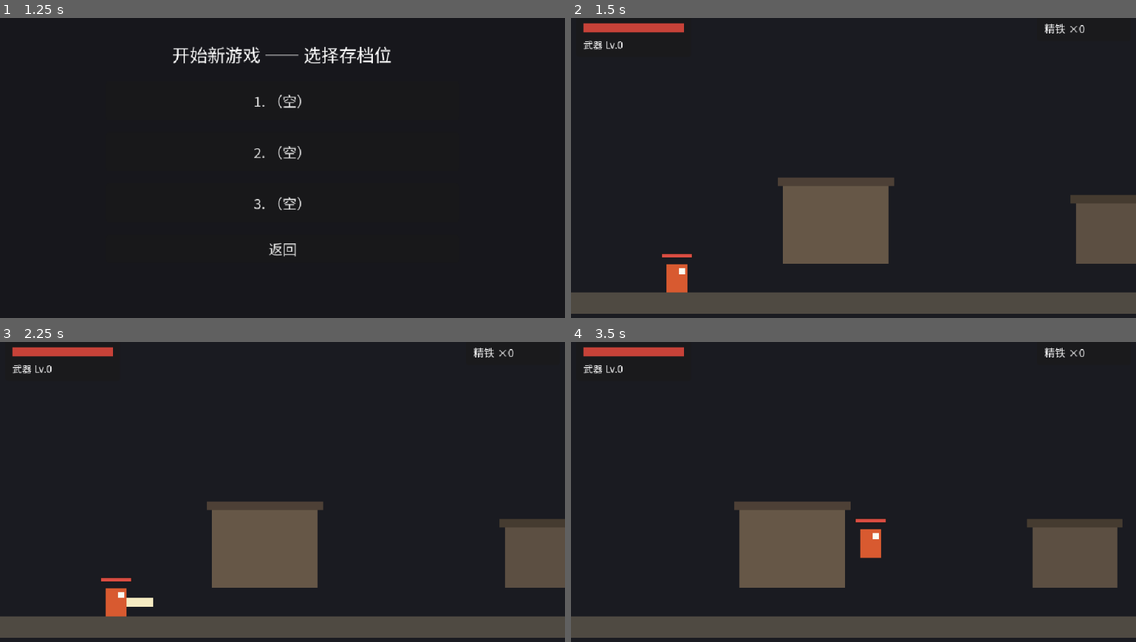
Above: before the commit, frames 1-4 (two rows, left to right).
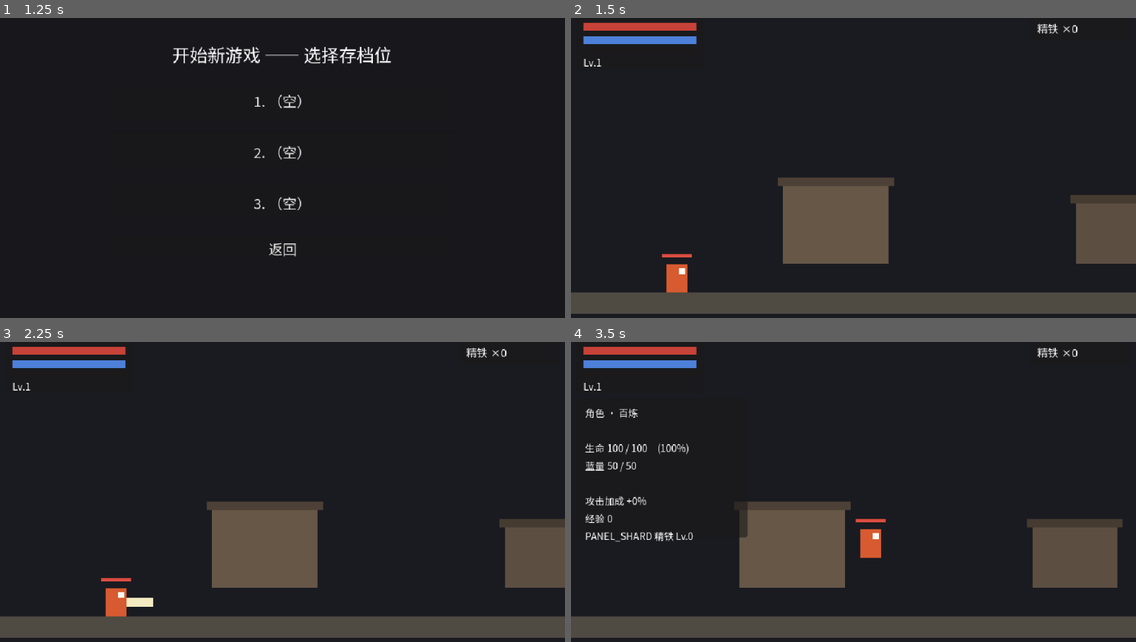
Above: after the commit, the same moments.

Repository: aachean/bailian
Game: Godot game, scene res://scenes/ui/main_menu.tscn
The game is run twice, just before and just after one commit, with the same random seed, the same clock (stepped at 60 frames per second) and the same inputs.
Inputs (mouse positions are in pixels of both pictures, inside the frame that each line leads up to):
- Up to frame 1 (1.25 s): click "开始游戏" at 0.5 s
- Up to frame 2 (1.5 s): click "1. （空）" at 1.25 s
- Up to frame 3 (2.25 s): tap Enter at 2 s; move the mouse to (406, 477) at 2.02 s; hold D (move_right) from 2.03 s (still down); tap J (attack) at 2.1 s; click (406, 477) at 2.17 s
- Up to frame 4 (3.5 s): keep holding D (move_right); tap Space (jump) at 2.27, 2.57, 3.02, 3.32 s; tap K (dodge) at 2.3, 2.85 s; move the mouse to (740, 510) at 2.77 s; click (740, 510) at 2.92 s; tap C (panel, bound only after the commit) at 3.05 s

Frame 1 is identical in both runs. In frame 2, 1.1% of the frame differs, in the area x 2-91%, y 1-17%; in frame 3, 1.1%; in frame 4, 2.3%, in the area x 2-91%, y 1-67%.

Commit message:
feat(growth): M3 增量 1 —— 等级 / 经验 / 蓝量 / 技能 / 角色面板
- 经验与升级：怪死给经验（EnemyData.exp_reward），PlayerState.add_exp
  管升级曲线（20 + 15/级）；升级发 level_up 信号，玩家听令
  血上限 +15、蓝上限 +10、全回满，攻击随等级 +5%
- 蓝量：场景内资源，回城即回满；自然恢复每半秒 1 点
- 技能「旋风斩」：L 键，耗 30 蓝、1.5 秒冷却、周身 96×52 大判定重击
  —— 与普攻共用 ATTACK 状态机（本质同一件事：前摇→判定→后摇）
- HUD 扩展：血条下加蓝条、经验细条、等级字；C 键开角色面板
  （生命 / 蓝量 / 攻击加成 / 经验 / 精铁一览）
- 快照与 PlayerState 扩展：等级 / 经验 / 蓝，读档不吐成长
- tests/test_m4.tscn 新增 7 条（杀怪经验 / 升级链路 / 蓝门槛 /
  技能扣蓝命中 / 回蓝 / 面板开关 / 成长进快照）；全量 33+6+12+7 全绿

Diff:
--- a/data/enemies/boss.tres
+++ b/data/enemies/boss.tres
@@ -18,4 +18,5 @@
 attack_range = 46.0
 attack_cooldown_frames = 70
 attack_skill = ExtResource("2_skill")
+exp_reward = 60
 drop_shards = 10
--- a/data/enemies/dasher.tres
+++ b/data/enemies/dasher.tres
@@ -18,3 +18,4 @@
 attack_range = 30.0
 attack_cooldown_frames = 36
 attack_skill = ExtResource("2_skill")
+exp_reward = 10
--- a/data/enemies/spearman.tres
+++ b/data/enemies/spearman.tres
@@ -16,6 +16,7 @@
 deaggro_range = 320.0
 attack_range = 40.0
 attack_cooldown_frames = 90
+exp_reward = 12
 drop_shards = 2
 attack_skill = null
 projectile_speed = 260.0
--- a/data/enemies/walker.tres
+++ b/data/enemies/walker.tres
@@ -18,3 +18,4 @@
 attack_range = 34.0
 attack_cooldown_frames = 45
 attack_skill = ExtResource("2_skill")
+exp_reward = 8
--- a/data/i18n/ui.csv
+++ b/data/i18n/ui.csv
@@ -4,6 +4,7 @@
 UI_HINT_JUMP,"跳跃　W / 空格 / ↑","Jump　W / Space / ↑"
 UI_HINT_ATTACK,"攻击　J　（连点三次＝三段连招）","Attack　J　(tap 3× for the 3-hit combo)"
 UI_HINT_DODGE,"闪避　K　（带无敌帧，可打断自己的出招）","Dodge　K　(i-frames, cancels your own attack)"
+UI_HINT_SKILL,"技能　L　（旋风斩，耗 30 蓝，C 查看角色）","Skill　L　(Whirlwind, 30 MP, C for character)"
 UI_HINT_ENEMY,"小心左边那只游荡者 —— 它会还手","Beware the wanderer on the left — it fights back"
 UI_MENU_TITLE,"百炼","BAILIAN"
 UI_MENU_START,"开始游戏","Start Game"
@@ -21,3 +22,8 @@
 UI_LEVEL_TOWN,"城镇","Town"
 UI_LEVEL_LEVEL_1,"第一关","Level 1"
 UI_LEVEL_TEST_ROOM,"训练房","Training Room"
+PANEL_TITLE,"角色 · 百炼","Character"
+PANEL_HP,"生命","HP"
+PANEL_MP,"蓝量","MP"
+PANEL_ATK,"攻击加成","ATK bonus"
+PANEL_EXP,"经验","EXP"
--- /dev/null
+++ b/data/skills/whirl.tres
@@ -0,0 +1,26 @@
+[gd_resource type="Resource" script_class="SkillData" load_steps=2 format=3]
+
+[ext_resource type="Script" path="res://scripts/core/skill_data.gd" id="1_skill"]
+
+[resource]
+script = ExtResource("1_skill")
+id = &"whirl"
+display_name = "旋风斩"
+kind = 0
+startup_frames = 8
+active_frames = 8
+recovery_frames = 16
+damage = 14
+damage_variance = 0.15
+knockback = 120.0
+hitstop_frames = 5
+heavy = true
+chainable = false
+hitbox_size = Vector2(96, 52)
+hitbox_offset = Vector2(6, 0)
+lunge_speed = 0.0
+lunge_decay_frames = 1
+invincible_from = 0
+invincible_to = 0
+cooldown_frames = 90
+mp_cost = 30
--- a/project.godot
+++ b/project.godot
@@ -61,6 +61,17 @@
 "events": [Object(InputEventKey,"resource_local_to_scene":false,"resource_name":"","device":-1,"window_id":0,"alt_press …(190 unchanged characters)…
 ]
 }
+skill={
+"deadzone": 0.2,
+"events": [Object(InputEventKey,"resource_local_to_scene":false,"resource_name":"","device":-1,"window_id":0,"alt_pressed":false,"shift_pressed":false,"ctrl_pressed":false,"meta_pressed":false,"pressed":false,"keycode":0,"physical_keycode":76,"key_label":0,"unicode":0,"location":0,"echo":false,"script":null)
+]
+}
+
+panel={
+"deadzone": 0.2,
+"events": [Object(InputEventKey,"resource_local_to_scene":false,"resource_name":"","device":-1,"window_id":0,"alt_pressed":false,"shift_pressed":false,"ctrl_pressed":false,"meta_pressed":false,"pressed":false,"keycode":0,"physical_keycode":67,"key_label":0,"unicode":0,"location":0,"echo":false,"script":null)
+]
+}
 dodge={
 "deadzone": 0.2,
 "events": [Object(InputEventKey,"resource_local_to_scene":false,"resource_name":"","device":-1,"window_id":0,"alt_press …(190 unchanged characters)…
--- a/scenes/ui/hud.tscn
+++ b/scenes/ui/hud.tscn
@@ -8,39 +8,77 @@
 [node name="Status" type="Panel" parent="."]
 offset_left = 6.0
 offset_top = 6.0
-offset_right = 136.0
-offset_bottom = 52.0
+offset_right = 150.0
+offset_bottom = 66.0
 mouse_filter = 2
 
 [node name="HPBG" type="ColorRect" parent="Status"]
 offset_left = 8.0
-offset_top = 8.0
-offset_right = 122.0
-offset_bottom = 18.0
+offset_top = 7.0
+offset_right = 136.0
+offset_bottom = 16.0
+mouse_filter = 2
+color = Color(0.11, 0.1, 0.1, 0.85)
+
+[node name="MPBG" type="ColorRect" parent="Status"]
+offset_left = 8.0
+offset_top = 22.0
+offset_right = 136.0
+offset_bottom = 31.0
 mouse_filter = 2
 color = Color(0.11, 0.1, 0.1, 0.85)
 
 [node name="HPBar" type="Node2D" parent="Status"]
-position = Vector2(8, 13)
+position = Vector2(8, 11.5)
 
 [node name="Fill" type="ColorRect" parent="Status/HPBar"]
 offset_left = 0.0
-offset_top = -5.0
-offset_right = 114.0
-offset_bottom = 5.0
+offset_top = -4.5
+offset_right = 128.0
+offset_bottom = 4.5
 mouse_filter = 2
 color = Color(0.78, 0.26, 0.22, 1)
 
+[node name="MPBar" type="Node2D" parent="Status"]
+position = Vector2(8, 26.5)
+
+[node name="Fill" type="ColorRect" parent="Status/MPBar"]
+offset_left = 0.0
+offset_top = -4.5
+offset_right = 128.0
+offset_bottom = 4.5
+mouse_filter = 2
+color = Color(0.3, 0.5, 0.85, 1)
+
+[node name="ExpBG" type="ColorRect" parent="Status"]
+offset_left = 8.0
+offset_top = 36.0
+offset_right = 136.0
+offset_bottom = 41.0
+mouse_filter = 2
+color = Color(0.11, 0.1, 0.1, 0.85)
+
+[node name="ExpBar" type="Node2D" parent="Status"]
+position = Vector2(8, 38.5)
+
+[node name="Fill" type="ColorRect" parent="Status/ExpBar"]
+offset_left = 0.0
+offset_top = -2.5
+offset_right = 128.0
+offset_bottom = 2.5
+mouse_filter = 2
+color = Color(0.85, 0.75, 0.35, 1)
+
 [node name="Level" type="Label" parent="Status"]
 offset_left = 8.0
-offset_top = 24.0
-offset_right = 122.0
-offset_bottom = 42.0
+offset_top = 44.0
+offset_right = 136.0
+offset_bottom = 60.0
 theme_override_font_sizes/font_size = 11
-text = "武器 Lv.0"
+text = "Lv.1"
 
 [node name="Bag" type="Panel" parent="."]
-offset_left = 528.0
+offset_left = 520.0
 offset_top = 6.0
 offset_right = 634.0
 offset_bottom = 34.0
@@ -49,7 +87,23 @@
 [node name="Count" type="Label" parent="Bag"]
 offset_left = 8.0
 offset_top = 5.0
-offset_right = 98.0
+offset_right = 106.0
 offset_bottom = 23.0
 theme_override_font_sizes/font_size = 12
 text = "精铁 ×0"
+
+[node name="CharPanel" type="Panel" parent="."]
+visible = false
+offset_left = 6.0
+offset_top = 72.0
+offset_right = 200.0
+offset_bottom = 230.0
+mouse_filter = 2
+
+[node name="Text" type="Label" parent="CharPanel"]
+offset_left = 10.0
+offset_top = 8.0
+offset_right = 188.0
+offset_bottom = 150.0
+theme_override_font_sizes/font_size = 11
+text = ""
--- a/scripts/characters/player.gd
+++ b/scripts/characters/player.gd
@@ -30,6 +30,11 @@
 	"res://data/skills/attack_3.tres",
 ]
 const DODGE_PATH := "res://data/skills/dodge.tres"
+const SKILL_PATH := "res://data/skills/whirl.tres"
+
+## 技能（旋风斩）：耗蓝、独立冷却。放别的技能 = 换一张 SkillData
+var skill: SkillData = null
+var skill_cooldown: int = 0
 
 @export_group("移动")
 ## 最大水平速度（像素/秒）
@@ -81,6 +86,7 @@
 var attack_index: int = -1
 ## 累计出招次数。用来断言「连按三次真的打了三段」而不是一次
 var attacks_started: int = 0
+var casts_started: int = 0
 var dodges_started: int = 0
 ## 闪避冷却剩余帧数
 var dodge_cooldown: int = 0
@@ -90,6 +96,12 @@
 ## 精铁碎片（强化素材）与武器强化等级 —— 进存档，随快照恢复
 var shards: int = 0
 var upgrade_level: int = 0
+## 等级 / 经验跨场景住在 PlayerState；蓝量是场景内资源（回城满蓝）
+var level: int = 1
+var exp_pts: int = 0
+var mp: int = 50
+var max_mp: int = 50
+var _mp_regen_tick := 0
 
 var _state_frame: int = 0
 var _hitstop: int = 0
@@ -124,8 +136,15 @@
 	_health.restore(int(d.get("hp", _health.max_hp)))
 	shards = int(d.get("shards", shards))
 	upgrade_level = int(d.get("upgrade", upgrade_level))
+	level = int(d.get("level", level))
+	exp_pts = int(d.get("exp", exp_pts))
+	mp = int(d.get("mp", max_mp))
 	PlayerState.shards = shards
 	PlayerState.upgrade_level = upgrade_level
+	PlayerState.level = level
+	PlayerState.exp = exp_pts
+	max_mp = 50 + (level - 1) * 10
+	_health.max_hp = 100 + (level - 1) * 15
 	_apply_upgrade()
 	_hurt_flash = 0.0
 	_visuals.modulate = Color.WHITE
@@ -152,16 +171,27 @@
 				push_error("[player] 连招数据加载失败: %s" % p)
 	if dodge_skill == null:
 		dodge_skill = load(DODGE_PATH) as SkillData
+	if skill == null:
+		skill = load(SKILL_PATH) as SkillData
 	_body_mask = collision_mask
 	_hitbox.hit_landed.connect(_on_hit_landed)
 	_health.damaged.connect(_on_damaged)
 	_health.died.connect(_on_died)
 	_health.revived.connect(_on_revived)
 	_health.hp_changed.connect(_update_hp_bar)
-	# 碎片 / 强化等级是「属于玩家」的数据，住在 PlayerState（autoload）里 ——
+	# 碎片 / 强化 / 等级经验是「属于玩家」的数据，住在 PlayerState（autoload）里 ——
 	# 切场景会重建玩家节点，存在节点上的东西会丢（实测丢过）
 	shards = PlayerState.shards
 	upgrade_level = PlayerState.upgrade_level
+	level = PlayerState.level
+	exp_pts = PlayerState.exp
+	# 回城即治疗：进场景满血满蓝；等级越高蓝上限越高
+	max_mp = 50 + (level - 1) * 10
+	mp = max_mp
+	_health.max_hp = 100 + (level - 1) * 15
+	_health.hp = _health.max_hp
+	if not PlayerState.level_up.is_connected(_on_level_up):
+		PlayerState.level_up.connect(_on_level_up)
 	_apply_upgrade()
 	_spawn_point = global_position
 
@@ -170,19 +200,32 @@
 	# 离开场写回：下一次进任何场景，碎片和等级都还在
 	PlayerState.shards = shards
 	PlayerState.upgrade_level = upgrade_level
+	PlayerState.level = level
+	PlayerState.exp = exp_pts
+
+
+## 升级：血上限 +15、蓝上限 +10，血蓝全回满 —— 升级就该有仪式感
+func _on_level_up(new_level: int) -> void:
+	level = new_level
+	_health.max_hp = 100 + (level - 1) * 15
+	max_mp = 50 + (level - 1) * 10
+	_health.heal_full()
+	mp = max_mp
 
 
 func _update_hp_bar(_hp: int, _max_hp: int) -> void:
 	($HealthBar/Fill as ColorRect).scale.x = clampf(_health.ratio(), 0.0, 1.0)
 
 
-## 武器强化：每级 +20% 伤害。改的是 Hitbox 的伤害倍率，
-## 技能表（招式本身）不动 —— 强化的是人，不是招
+## 武器强化每级 +20%；角色等级每级 +5%（与强化叠加）
+## 改的是 Hitbox 的伤害倍率，技能表（招式本身）不动 —— 强化的是人，不是招
 const UPGRADE_STEP := 0.2
+const LEVEL_ATK_STEP := 0.05
 
 
 func _apply_upgrade() -> void:
-	_hitbox.damage_scale = 1.0 + UPGRADE_STEP * float(upgrade_level)
+	_hitbox.damage_scale = 1.0 + UPGRADE_STEP * float(upgrade_level) \
+		+ LEVEL_ATK_STEP * float(level - 1)
 	var hud := get_node_or_null("HUD")
 	if hud != null and hud.has_method("refresh"):
 		hud.call("refresh")
@@ -209,6 +252,14 @@
 
 	if dodge_cooldown > 0:
 		dodge_cooldown -= 1
+	if skill_cooldown > 0:
+		skill_cooldown -= 1
+
+	# 蓝量自然恢复：每半秒回 1 点。站着不动也有，鼓励随时交技能
+	_mp_regen_tick += 1
+	if _mp_regen_tick >= 30:
+		_mp_regen_tick = 0
+		mp = mini(mp + 1, max_mp)
 
 	# 掉出世界 = 死。走同一条死亡重生流程，不然被挤下边缘就无限下落。
 	if state != State.DEAD and global_position.y > FALL_KILL_Y:
@@ -269,6 +320,9 @@
 
 
 func _try_start_action() -> void:
+	if Input.is_action_just_pressed("skill") and can_cast():
+		_start_cast()
+		return
 	if Input.is_action_just_pressed("dodge") and can_dodge():
 		_start_dodge()
 		return
@@ -277,6 +331,27 @@
 			return
 		if not attack_combo.is_empty():
 			_start_attack(0)
+
+
+## 技能（旋风斩）：耗蓝、有冷却、要求地面。与普攻共用 ATTACK 状态机 ——
+## 它们本质是同一件事：「前摇 → 判定 → 后摇」，只是数值和按键不同
+func can_cast() -> bool:
+	return skill != null and skill_cooldown <= 0 and mp >= skill.mp_cost and is_on_floor()
+
+
+func _start_cast() -> void:
+	mp -= skill.mp_cost
+	_current = skill
+	state = State.ATTACK
+	_state_frame = 0
+	attack_index = -1
+	_attack_queued = false
+	_dodge_queued = false
+	_jump_buffer_timer = 0.0
+	_hitbox.deactivate()
+	velocity.x = skill.lunge_speed * float(_facing)
+	casts_started += 1
+	skill_cooldown = skill.total_frames() + skill.cooldown_frames
 
 
 func _apply_gravity(delta: float) -> void:
@@ -545,6 +620,8 @@
 func state_name() -> String:
 	match state:
 		State.ATTACK:
+			if _current != null and _current == skill:
+				return "SKILL"
 			return "ATTACK%d" % (attack_index + 1)
 		State.DODGE:
 			return "DODGE"
--- a/scripts/core/enemy_data.gd
+++ b/scripts/core/enemy_data.gd
@@ -38,6 +38,8 @@
 @export_group("掉落")
 ## 死亡时掉多少精铁碎片（强化素材）。0 = 不掉
 @export var drop_shards: int = 1
+## 死亡时给多少经验
+@export var exp_reward: int = 8
 
 @export_group("投射物（远程怪用，0 = 没有远程手段）")
 ## 投射物飞行速度（像素/秒）。0 = 不投掷
--- a/scripts/core/player_state.gd
+++ b/scripts/core/player_state.gd
@@ -1,26 +1,52 @@
 extends Node
-## 玩家的跨场景持久数据（autoload）。
+## 玩家成长数据（autoload）：等级 / 经验 / 蓝量上限这些「属于玩家」的东西。
 ##
-## 碎片、强化等级这类「属于玩家、不属于关卡」的数据**不能**存在玩家节点上：
-## 每次切场景玩家节点整个重建，存在它身上的东西就没了 ——
-## 用户实测「回到安全区碎片全没了」就是这么丢的。
-## 玩家节点在 _ready 从这里取、_exit_tree 写回；这里的数据跨场景、随快照进存档。
-##
-## HP 不在这里：安全区回城自动满血（回城即治疗，原型阶段的简单约定）。
+## 与 PlayerState 合并过考虑——但它已经叫 PlayerState，等级经验就住在同一家：
+## 本文件实际承担 shards / upgrade / level / exp 四样跨场景数据。
+## 升级逻辑也在这（纯数据 + 信号），玩家节点只负责听信号改血条和蓝上限。
+
+## 升级时发。玩家听了加血上限 / 蓝上限并回满
+signal level_up(new_level: int)
+
+## 升到下一级需要的经验：线性增长，原型期手感友好
+func exp_needed(level: int) -> int:
+	return 20 + (level - 1) * 15
+
 
 var shards: int = 0
 var upgrade_level: int = 0
+
+var level: int = 1
+var exp: int = 0
 
 
 func reset_for_new_game() -> void:
 	shards = 0
 	upgrade_level = 0
+	level = 1
+	exp = 0
 
 
 func load_from(d: Dictionary) -> void:
 	shards = int(d.get("shards", shards))
 	upgrade_level = int(d.get("upgrade", upgrade_level))
+	level = int(d.get("level", level))
+	exp = int(d.get("exp", exp))
 
 
 func save_to() -> Dictionary:
-	return {"shards": shards, "upgrade": upgrade_level}
+	return {"shards": shards, "upgrade": upgrade_level, "level": level, "exp": exp}
+
+
+## 加经验，够数就升级（可连升）。返回升了几级
+func add_exp(amount: int) -> int:
+	if amount <= 0:
+		return 0
+	exp += amount
+	var ups := 0
+	while exp >= exp_needed(level):
+		exp -= exp_needed(level)
+		level += 1
+		ups += 1
+		level_up.emit(level)
+	return ups
--- a/scripts/core/skill_data.gd
+++ b/scripts/core/skill_data.gd
@@ -60,6 +60,10 @@
 ## 技能结束后再过多少帧才能再次使用
 @export var cooldown_frames: int = 0
 
+@export_group("消耗")
+## 释放消耗的蓝量。0 = 免费（普攻 / 闪避都是 0）
+@export var mp_cost: int = 0
+
 
 ## 这个技能从按下到彻底结束一共多少帧
 func total_frames() -> int:
--- a/scripts/core/stage.gd
+++ b/scripts/core/stage.gd
@@ -45,6 +45,9 @@
 			"y": player.global_position.y,
 			"shards": int(player.get("shards")),
 			"upgrade": int(player.get("upgrade_level")),
+			"level": int(player.get("level")),
+			"exp": int(player.get("exp_pts")),
+			"mp": int(player.get("mp")),
 		}
 	var enemies: Array = []
 	for e in get_tree().get_nodes_in_group("enemy"):
--- a/scripts/enemies/spearman.gd
+++ b/scripts/enemies/spearman.gd
@@ -195,6 +195,7 @@
 func _on_died() -> void:
 	_enter(State.DEAD)
 	_drop_shards()
+	PlayerState.add_exp(data.exp_reward)   # 击杀经验进玩家成长
 	_revive_t = data.revive_delay
 	_target_alpha = 0.0
 	set_collision_layer_value(2, false)
--- a/scripts/enemies/walker.gd
+++ b/scripts/enemies/walker.gd
@@ -292,6 +292,7 @@
 func _on_died() -> void:
 	_enter(State.DEAD)
 	_drop_shards()
+	PlayerState.add_exp(data.exp_reward)   # 击杀经验进玩家成长
 	_revive_t = data.revive_delay
 	_target_alpha = 0.0
 	set_collision_layer_value(2, false)
--- a/scripts/ui/hud.gd
+++ b/scripts/ui/hud.gd
@@ -1,17 +1,23 @@
 extends CanvasLayer
-## 玩家 HUD：左上角色状态栏（血条 / 武器等级），右上背包（精铁碎片）。
+## 玩家 HUD：左上角色状态（血 / 蓝 / 经验 / 等级），右上背包（精铁）。
+## C 键开角色面板（属性总览）。
 ##
 ## 挂在玩家场景里 —— CanvasLayer 不吃相机变换，永远钉在屏幕角上。
-## 数据直接读父节点（玩家），每帧对一遍刷新：碎片/等级/血量都可能变，
+## 数据直接读父节点（玩家），每帧轮询刷新：血 / 蓝 / 碎片 / 经验都可能变，
 ## 与其给每个变化点接信号，不如一帧一次的轮询便宜又不会漏。
 
 @onready var _player: Node = get_parent()
 @onready var _hp_fill: ColorRect = $Status/HPBar/Fill
+@onready var _mp_fill: ColorRect = $Status/MPBar/Fill
+@onready var _exp_fill: ColorRect = $Status/ExpBar/Fill
 @onready var _lv_label: Label = $Status/Level
 @onready var _bag_label: Label = $Bag/Count
+@onready var _panel: Panel = $CharPanel
+@onready var _panel_text: Label = $CharPanel/Text
 
 
 func _ready() -> void:
+	_panel.visible = false
 	refresh()
 
 
@@ -19,11 +25,42 @@
 	refresh()
 
 
+func _unhandled_input(event: InputEvent) -> void:
+	if event.is_action_pressed("panel"):
+		_panel.visible = not _panel.visible
+		refresh()
+
+
 func refresh() -> void:
 	if _player == null or not is_instance_valid(_player):
 		return
 	var h := _player.get_node("Health") as Health
+	var level := int(_player.get("level"))
+	var exp_pts := int(_player.get("exp_pts"))
+	var mp := int(_player.get("mp"))
+	var max_mp := int(_player.get("max_mp"))
+	var needed: int = PlayerState.exp_needed(level)
+
 	if h != null:
 		_hp_fill.scale.x = clampf(h.ratio(), 0.0, 1.0)
-	_lv_label.text = "%s Lv.%d" % [tr("HUD_WEAPON"), int(_player.get("upgrade_level"))]
+	_mp_fill.scale.x = 0.0 if max_mp <= 0 else clampf(float(mp) / float(max_mp), 0.0, 1.0)
+	_exp_fill.scale.x = clampf(float(exp_pts) / float(needed), 0.0, 1.0)
+	_lv_label.text = "Lv.%d" % level
 	_bag_label.text = "%s ×%d" % [tr("HUD_SHARD"), int(_player.get("shards"))]
+
+	if _panel.visible:
+		var hp := 0 if h == null else h.hp
+		var max_hp := 0 if h == null else h.max_hp
+		var dmg: float = _player.get_node("Hitbox").damage_scale
+		_panel_text.text = "%s\n\n%s %d / %d　(%d%%)\n%s %d / %d\n\n%s +%d%%\n%s %d\n%s %s Lv.%d" % [
+			tr("PANEL_TITLE"),
+			tr("PANEL_HP"), hp, max_hp, int(h.ratio() * 100.0),
+			tr("PANEL_MP"), mp, max_mp,
+			tr("PANEL_ATK"), int((dmg - 1.0) * 100.0),
+			tr("PANEL_EXP"), exp_pts,
+			tr("PANEL_SHARD"), tr("HUD_SHARD"), shards_of(),
+		]
+
+
+func shards_of() -> int:
+	return int(_player.get("shards")) if _player != null and is_instance_valid(_player) else 0
--- a/tests/test_m3.gd
+++ b/tests/test_m3.gd
@@ -83,6 +83,13 @@
 	Input.parse_input_event(ev)
 
 
+func _make_action(action: String) -> InputEventAction:
+	var ev := InputEventAction.new()
+	ev.action = action
+	ev.pressed = true
+	return ev
+
+
 ## 城镇完整链路：从出生点一路向右，必须能走到出口传送门。
 ## 「装饰物把通道堵死」这种 bug 只有真的走一遍才抓得到 ——
 ## 用户实测：房子碰撞体比视觉大，把唯一的路堵死，整局没法往后玩。
@@ -412,14 +419,19 @@
 		return
 
 	player.set("shards", 4)
-	player.set("upgrade_level", 2)
 	hud.call("refresh")
 	await _pframes(2)
 	var bag: String = (hud.get_node("Bag/Count") as Label).text
 	var lv: String = (hud.get_node("Status/Level") as Label).text
+	# 开角色面板：武器强化等级现在住在面板里（HUD 等级位显示角色等级）
+	hud.call("_unhandled_input", _make_action("panel"))
+	await _pframes(2)
+	var panel_text: String = (hud.get_node("CharPanel/Text") as Label).text
+	hud.call("_unhandled_input", _make_action("panel"))
+	await _pframes(2)
 	town.queue_free()
 	await _pframes(2)
 
-	_check("12", "左上状态栏 / 右上背包显示碎片与武器等级",
-		bag.contains("4") and lv.contains("2"),
-		"背包「%s」　状态「%s」" % [bag, lv])
+	_check("12", "左上状态栏 / 右上背包 / 角色面板各显其职",
+		bag.contains("4") and lv.begins_with("Lv.") and panel_text.contains("精铁"),
+		"背包「%s」　状态「%s」　面板含精铁行=%s" % [bag, lv, str(panel_text.contains("精铁"))])
--- /dev/null
+++ b/tests/test_m4.gd
@@ -0,0 +1,204 @@
+extends Node
+## 《百炼》M3 增量 1 自动验收：等级 / 经验 / 蓝量 / 技能 / 角色面板
+##
+## 跑法（无头）：
+##     godot --headless --fixed-fps 60 --path <项目根> res://tests/test_m4.tscn
+
+const ROOM := preload("res://scenes/stages/test_room.tscn")
+
+var _pass := 0
+var _fail := 0
+var _room: Node2D
+var _player: Node
+var _walker: Node
+var _dummy: Node
+
+
+func _ready() -> void:
+	await get_tree().process_frame
+	print("")
+	print("═══ 《百炼》M3 增量 1 自动验收 ═══")
+	_room = ROOM.instantiate()
+	add_child(_room)
+	for i in 5:
+		await get_tree().physics_frame
+	_player = _room.get_node("Player")
+	_walker = _room.get_node("Walker")
+	_dummy = _room.get_node("TargetDummy")
+	_walker.ai_enabled = false          # 隔离：只测成长系统，不让怪搅局
+
+	await _t1_kill_gives_exp()
+	await _t2_level_up()
+	await _t3_skill_needs_mp()
+	await _t4_skill_casts_and_hits()
+	await _t5_mp_regen()
+	await _t6_panel_toggles()
+	await _t7_growth_survives_snapshot()
+
+	print("")
+	print("═══ %d 通过 ／ %d 失败 ═══" % [_pass, _fail])
+	get_tree().quit(0 if _fail == 0 else 1)
+
+
+func _check(id: String, desc: String, ok: bool, detail: String) -> void:
+	if ok:
+		_pass += 1
+		print("  PASS  #%-3s %s\n              %s" % [id, desc, detail])
+	else:
+		_fail += 1
+		print("  FAIL  #%-3s %s\n              %s" % [id, desc, detail])
+
+
+func _pframes(n: int) -> void:
+	for _i in n:
+		await get_tree().physics_frame
+
+
+func _press(action: String) -> void:
+	var ev := InputEventAction.new()
+	ev.action = action
+	ev.pressed = true
+	ev.strength = 1.0
+	Input.parse_input_event(ev)
+
+
+func _release(action: String) -> void:
+	var ev := InputEventAction.new()
+	ev.action = action
+	ev.pressed = false
+	Input.parse_input_event(ev)
+
+
+func _place(x: float) -> void:
+	_player.global_position = Vector2(x, 288.0)
+	_player.velocity = Vector2.ZERO
+	await _pframes(2)
+	# 等真落地：技能要求站地上，悬空的最后几帧会让 can_cast 悄悄失败
+	var n := 0
+	while not _player.is_on_floor() and n < 60:
+		await get_tree().physics_frame
+		n += 1
+	await _pframes(2)
+
+
+## 杀怪给经验
+func _t1_kill_gives_exp() -> void:
+	await _place(500.0)
+	var exp0: int = PlayerState.exp
+	var walker_h: Health = _walker.get_node("Health")
+	var reward: int = _walker.get("data").exp_reward
+	walker_h.take_damage(9999, Vector2.ZERO, true, 1)
+	await _pframes(2)
+	var gained: int = PlayerState.exp - exp0
+	_check("1", "杀怪得经验：击杀游荡者 +8 经验",
+		gained == reward,
+		"经验 %d → %d（+预期 %d）" % [exp0, PlayerState.exp, reward])
+
+
+## 升级链路：经验够 → 等级 +1、血上限 +15、血蓝回满
+func _t2_level_up() -> void:
+	var lv0: int = PlayerState.level
+	var ups: int = PlayerState.add_exp(999)      # 直接灌经验，必升多级
+	var lv1: int = PlayerState.level
+	var max_hp: int = (_player.get_node("Health") as Health).max_hp
+	var expect_hp: int = 100 + (lv1 - 1) * 15
+	var mp_full: bool = int(_player.get("mp")) == int(_player.get("max_mp"))
+	_check("2", "经验够了就升级：血上限成长、血蓝回满",
+		ups >= 1 and lv1 > lv0 and max_hp == expect_hp and mp_full,
+		"Lv.%d → Lv.%d　血上限 %d（期望 %d）　蓝满=%s" % [
+			lv0, lv1, max_hp, expect_hp, str(mp_full)])
+
+
+## 蓝不够放不出技能
+func _t3_skill_needs_mp() -> void:
+	await _place(500.0)
+	_player.set("mp", 5)
+	var casts0: int = _player.casts_started
+	_press("skill")
+	await _pframes(4)
+	_release("skill")
+	await _pframes(4)
+	var casts: int = _player.casts_started - casts0
+	_check("3", "蓝不够时按 L 放不出技能，蓝也不被扣",
+		casts == 0 and int(_player.get("mp")) < 30,
+		"施放 %d 次（期望 0）　蓝 %d（<30 = 没被扣）" % [casts, int(_player.get("mp"))])
+
+
+## 蓝够：扣蓝、进技能状态、大范围判定真的命中
+func _t4_skill_casts_and_hits() -> void:
+	await _place(540.0)
+	var h: Health = _player.get_node("Health")
+	h.restore(h.max_hp)
+	_player.set("mp", int(_player.get("max_mp")))
+	_dummy.health.heal_full()
+	var dummy_hp0: int = _dummy.health.hp
+	var mp0: int = int(_player.get("mp"))
+	var casts0: int = _player.casts_started
+
+	_press("skill")
+	await _pframes(4)
+	print("  [dbg] state=%d casts=%d mp=%d cd=%d can_cast=%s floor=%s skill_loaded=%s" % [
+		int(_player.state), _player.casts_started, int(_player.get("mp")),
+		int(_player.get("skill_cooldown")), str(_player.can_cast()),
+		str(_player.is_on_floor()), str(_player.get("skill") != null)])
+	_release("skill")
+	await _pframes(30)
+
+	var casted: bool = _player.casts_started > casts0
+	var mp_spent: int = mp0 - int(_player.get("mp"))
+	var dealt: int = dummy_hp0 - _dummy.health.hp
+	# 扣蓝断言容忍 ±1（自然回蓝混进窗口）；伤害容忍 ±15% 浮动的下限
+	_check("4", "技能旋风斩：扣 30 蓝、周身大范围命中",
+		casted and mp_spent >= 29 and dealt >= 12,
+		"施放=%s　扣蓝 %d（期望 30±1）　命中打 %d 点（14±15% → ≥12）" % [
+			str(casted), mp_spent, dealt])
+
+
+## 蓝量自然恢复
+func _t5_mp_regen() -> void:
+	await _place(320.0)
+	_player.set("mp", 10)
+	await _pframes(80)               # 80 帧 ≈ 1.3 秒，回 2 点以上
+	var mp: int = int(_player.get("mp"))
+	_check("5", "蓝量站着也会慢慢回（每半秒 1 点）",
+		mp >= 12,
+		"10 → %d（80 帧内）" % mp)
+
+
+## C 键开关角色面板
+func _t6_panel_toggles() -> void:
+	var hud := _player.get_node_or_null("HUD")
+	if hud == null:
+		_check("6", "C 键开关角色面板", false, "找不到 HUD")
+		return
+	var was: bool = hud.get_node("CharPanel").visible
+	_press("panel")
+	await _pframes(4)
+	_release("panel")
+	var opened: bool = hud.get_node("CharPanel").visible
+	_press("panel")
+	await _pframes(4)
+	_release("panel")
+	var closed: bool = not hud.get_node("CharPanel").visible
+	_check("6", "C 键开关角色面板（属性总览）",
+		(not was) and opened and closed,
+		"初始关=%s　按后开=%s　再按关=%s" % [str(not was), str(opened), str(closed)])
+
+
+## 等级 / 经验 / 蓝进快照 —— 练出来的等级不能被「继续」吐回去
+func _t7_growth_survives_snapshot() -> void:
+	_player.set("level", 6)
+	_player.set("exp_pts", 33)
+	_player.set("mp", 21)
+	var snap := _room.call("collect") as Dictionary
+	_player.set("level", 1)
+	_player.set("exp_pts", 0)
+	_player.set("mp", 50)
+	_room.call("_apply_state", snap)
+	await _pframes(2)
+	var lv: int = int(_player.get("level"))
+	var xp: int = int(_player.get("exp_pts"))
+	var mp: int = int(_player.get("mp"))
+	_check("7", "等级 / 经验 / 蓝进快照，读档原样回来",
+		lv == 6 and xp == 33 and mp == 21,
+		"Lv.%d（期望 6）　经验 %d（期望 33）　蓝 %d（期望 21）" % [lv, xp, mp])
--- /dev/null
+++ b/tests/test_m4.tscn
@@ -0,0 +1,6 @@
+[gd_scene load_steps=2 format=3]
+
+[ext_resource type="Script" path="res://tests/test_m4.gd" id="1_test"]
+
+[node name="TestM4" type="Node"]
+script = ExtResource("1_test")
Binary file changed: data/i18n/ui.en.translation
Binary file changed: data/i18n/ui.zh_CN.translation
Not shown, added: tests/test_m4.gd.uid
